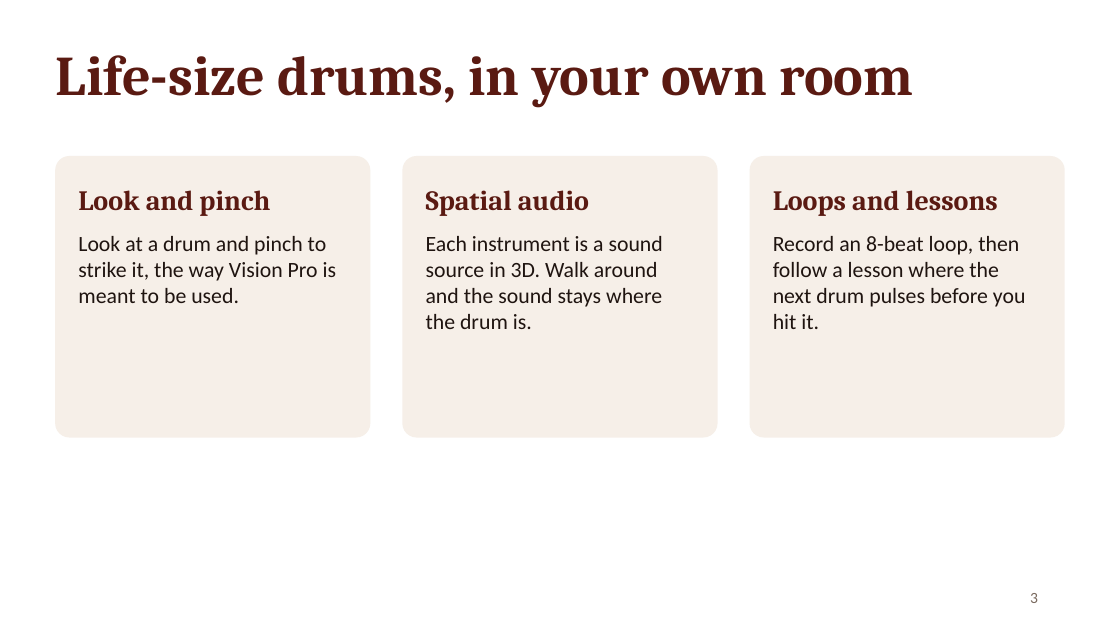
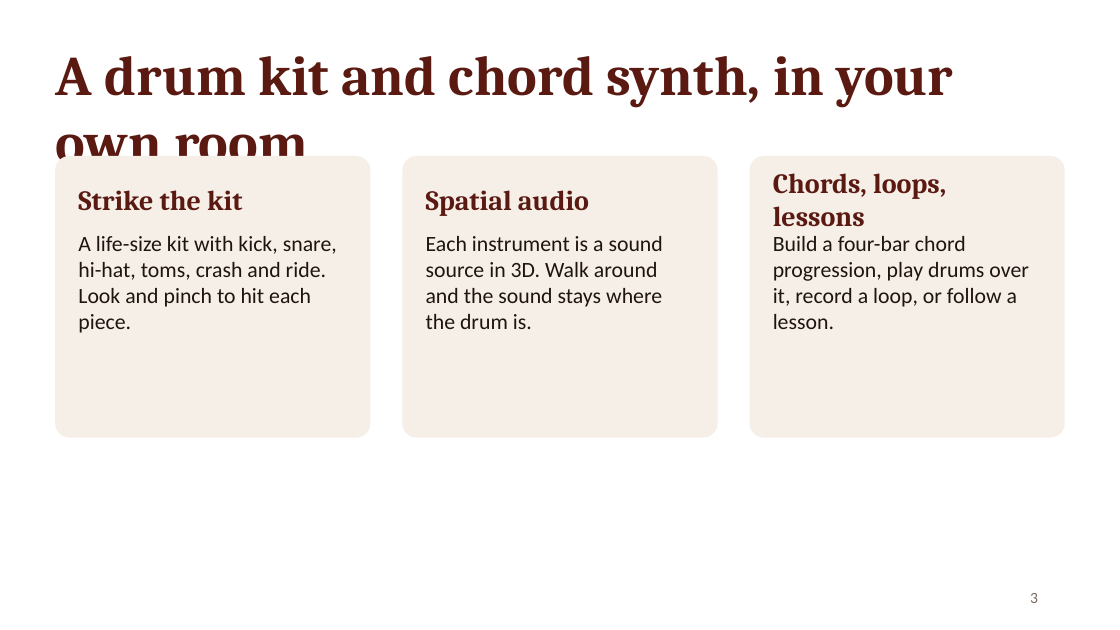
Before and after one commit to chamathyashohara/SoundSpace-visionOS, a slide deck: slide 3 of Docs/Pitch/SoundSpace-Pitch.pptx. Drawn at 1120x630 pixels with LibreOffice and Linux fonts; fonts in the diff are those of the drawing. Boxes give left, top, right and bottom in pixels: in the first picture for what was removed or moved away, otherwise in the second. Text is boxed around its words. In the diff, an @@ line names an element or a change of style, - is before the commit and + after.

```diff
--- a/Docs/Pitch/SoundSpace-Pitch.pptx
+++ b/Docs/Pitch/SoundSpace-Pitch.pptx
@@ text at bbox=[56, 56, 953, 159]: text changed @@
-Life-size drums, in your own room
+A drum kit and chord synth, in your own room
@@ text at bbox=[773, 173, 946, 227]: text changed @@
-Loops and lessons
+Chords, loops, lessons
@@ text at bbox=[78, 190, 242, 211]: text changed @@
-Look and pinch
+Strike the kit
@@ text at bbox=[78, 236, 337, 333]: text changed @@
-Look at a drum and pinch to strike it, the way Vision Pro is meant to be used.
+A life-size kit with kick, snare, hi-hat, toms, crash and ride. Look and pinch to hit each piece.
@@ text at bbox=[773, 236, 1028, 329]: text changed @@
-Record an 8-beat loop, then follow a lesson where the next drum pulses before you hit it.
+Build a four-bar chord progression, play drums over it, record a loop, or follow a lesson.
```
Also in this commit, not shown: 8 other slides changed, 1 other file.
